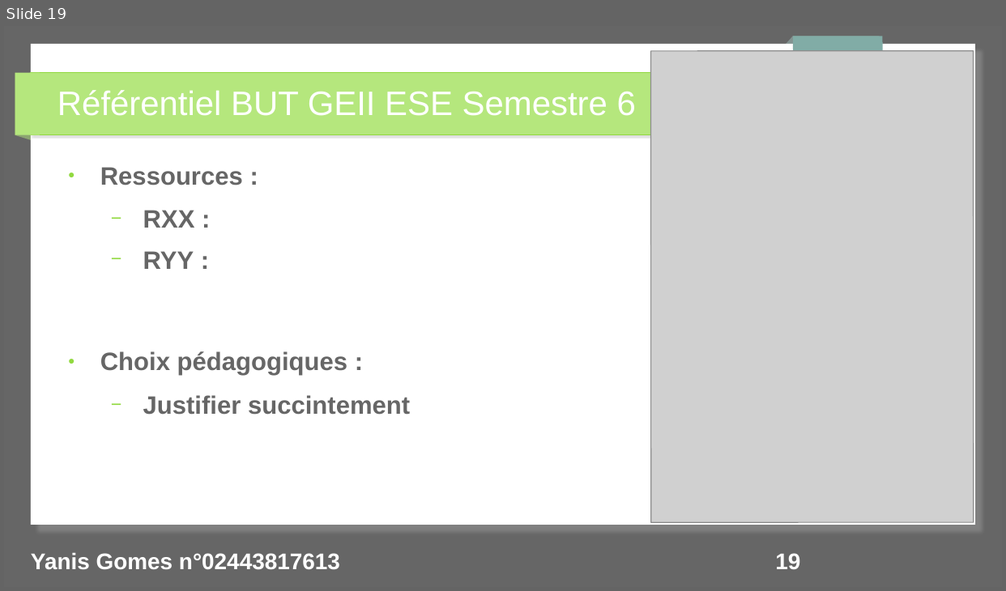
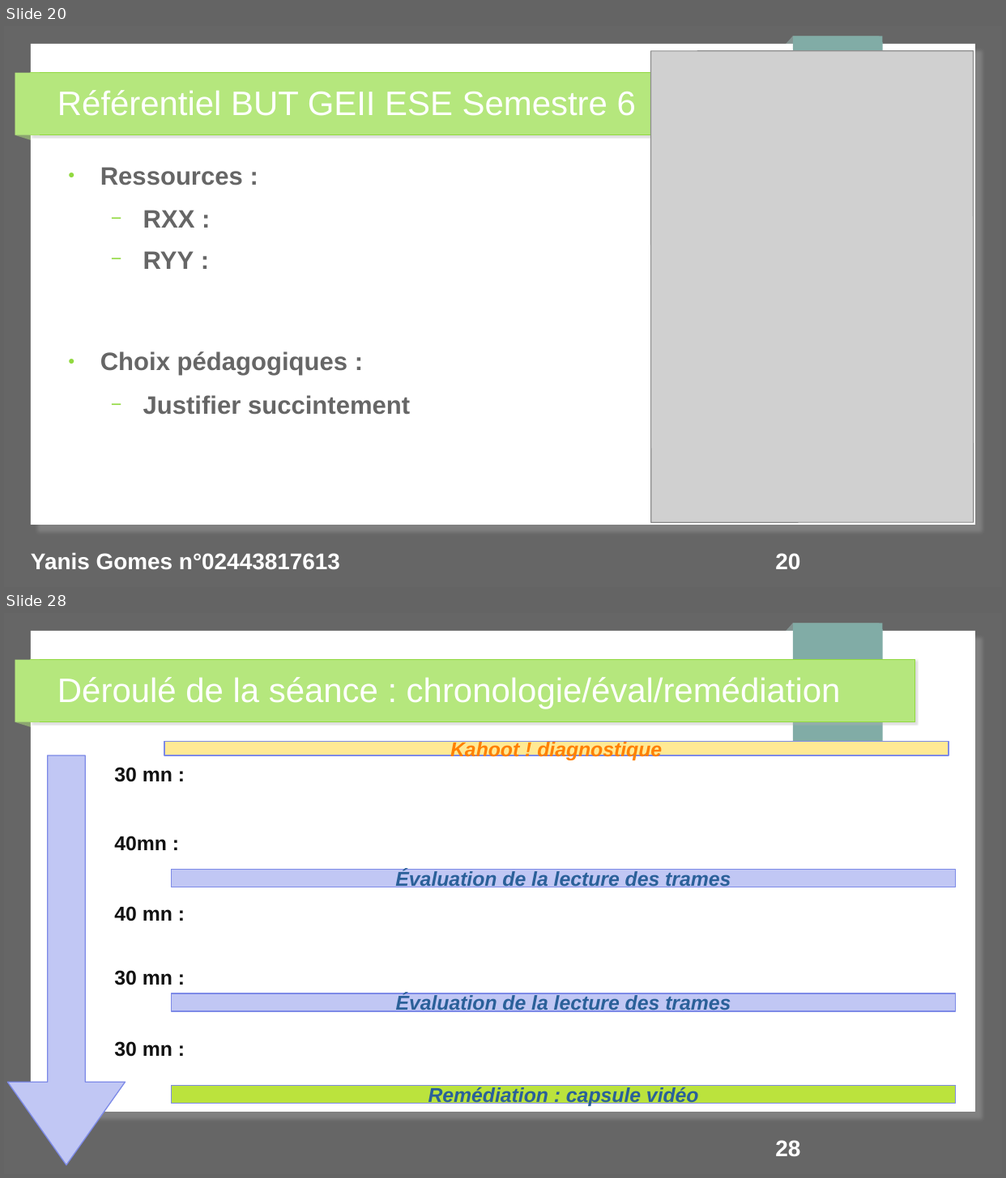
Before and after one commit to yanisgomes/agregation-sii-info, a slide deck: BUT/YANIS_GOMES_BUT_02443817613.odp. Shown one above the other, each under a label of ours: slide 19 before the commit, slides 20 and 28 after it; the slides between them are not shown. The pictures are 1006x591 and 1006x1178 pixels, drawn with LibreOffice and Linux fonts; fonts in the diff are those of the drawing; grey boxes stand for pictures. Boxes give left, top, right and bottom in pixels: in the first picture for what was removed or moved away, otherwise in the second. Text is boxed around its words. In the diff, an @@ line names an element or a change of style, - is before the commit and + after.

```diff
--- a/BUT/YANIS_GOMES_BUT_02443817613.odp
+++ b/BUT/YANIS_GOMES_BUT_02443817613.odp
@@ slide 28 added at bbox=[4, 613, 1002, 1174], background #666666; not listed: 7 template elements that a slide beside it also shows @@
@@ title added at bbox=[57, 677, 841, 709], 27 pt, text #FFFFFF @@
+Déroulé de la séance : chronologie/éval/remédiation
@@ down arrow added at bbox=[7, 756, 126, 1165], fill #C1C7F4, outline #7D8AE7 0.85 pt @@
@@ parallelogram added at bbox=[164, 742, 948, 756], fill #FFE994, outline #7D8AE7 0.85 pt, 16 pt, text #FF8000, bold, italic @@
+Kahoot ! diagnostique
@@ text added at bbox=[114, 767, 172, 782], 16 pt, text #111111, bold @@
+30 mn :
@@ text added at bbox=[114, 836, 167, 851], 16 pt, text #111111, bold @@
+40mn :
@@ parallelogram added at bbox=[172, 869, 956, 888], fill #C1C7F4, outline #7D8AE7 0.85 pt, 16 pt, text #2A6099, bold, italic @@
+Évaluation de la lecture des trames
@@ text added at bbox=[114, 906, 172, 922], 16 pt, text #111111, bold @@
+40 mn :
@@ text added at bbox=[114, 970, 172, 986], 16 pt, text #111111, bold @@
+30 mn :
@@ parallelogram added at bbox=[172, 995, 956, 1012], fill #C1C7F4, outline #7D8AE7 0.85 pt, 16 pt, text #2A6099, bold, italic @@
+Évaluation de la lecture des trames
@@ text added at bbox=[114, 1041, 172, 1057], 16 pt, text #111111, bold @@
+30 mn :
@@ parallelogram added at bbox=[172, 1086, 956, 1104], fill #BBE33D, outline #7D8AE7 0.85 pt, 16 pt, text #2A6099, bold, italic @@
+Remédiation : capsule vidéo
@@ page number added at bbox=[775, 1140, 800, 1157], 18 pt, text #FFFFFF, bold @@
+28
@@ what was slide 19 is now slide 20 @@
@@ page number at bbox=[775, 553, 800, 570]: text changed @@
-19
+20
```
Also in this commit, not shown: 8 slides changed, 6 other slides added, 4 slides removed, 1 other file.
